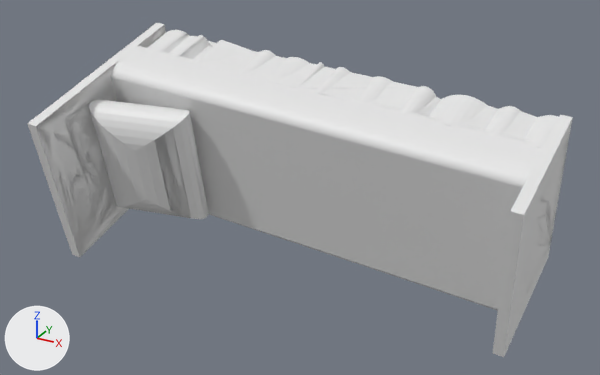
What one commit did to the OBJ model MMR_Project/ResampledDatabase/Bed/D00836.obj.
Camera for both pictures: a 50 mm lens placed at (1.53, -2.29, 0.88), pointed at (0.06, 0.39, -0.46). Every picture has the same lights, and +X, +Y and +Z are marked at lower left. Where no turn or scale is listed for an object, it has been applied to the vertices. Vertices at the same position are counted once.

Names of what the first picture shows: 'D00836'.
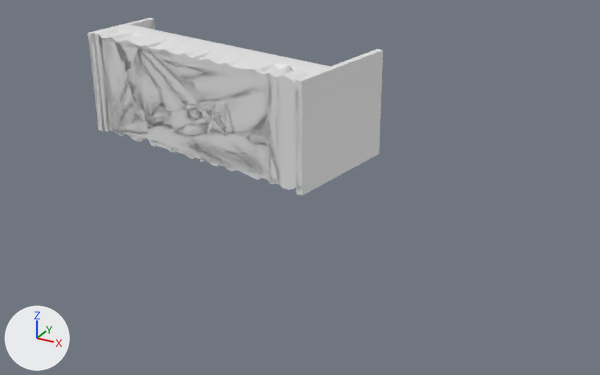
Patch to the scene script:
```diff
--- a/MMR_Project/ResampledDatabase/Bed/D00836.obj.py
+++ b/MMR_Project/ResampledDatabase/Bed/D00836.obj.py
@@ me_d00836 @@
 # used by ob_d00836; location = (0.0, 0.0, 0.0)
-me_d00836.from_pydata(...)  # 3054 vertices, 8487 faces; spans x -1.0..1.0, y -0.05..1.0, z -1.0..0.02
+me_d00836.from_pydata(...)  # 3053 vertices, 8484 faces; spans x -0.55..0.47, y -0.23..0.22, z -0.18..0.2
+# me_d00836 part 1: the loose piece of 152 vertices spanning x -0.95..-0.46, y 0.27..0.57, z -0.77..-0.21 is multiplied about its middle by the matrix ((-0.494, -0.078, 0.015), (0.071, -0.475, -0.139), (-0.036, 0.135, -0.48)), then moved by (1.01, -0.38, 0.5)
+# me_d00836 part 2: the loose piece of 114 vertices spanning x -0.95..-0.46, y 0.23..0.52, z -0.77..-0.22 is multiplied about its middle by the matrix ((-0.494, -0.078, 0.015), (0.071, -0.475, -0.139), (-0.036, 0.135, -0.48)), then moved by (1.02, -0.32, 0.5)
+# me_d00836 part 3: the loose piece of 242 vertices spanning x -0.94..0.95, y 0.4..0.82, z -0.93..-0.04 is multiplied about its middle by the matrix ((-0.494, -0.078, 0.015), (0.071, -0.475, -0.139), (-0.036, 0.135, -0.48)), then moved by (-0.05, -0.61, 0.49)
+# me_d00836 part 4: the loose piece of 82 vertices spanning x -0.98..-0.9, y 0.06..0.26, z -0.84..-0.25 is scaled about its middle by (-0.0866, -0.0261, -0.522), then moved by (1.39, -0.01, 0.56)
+# me_d00836 part 5: the loose piece of 203 vertices spanning x 0.89..1.0, y 0.22..1.0, z -1.0..-0.12 is multiplied about its middle by the matrix ((-0.494, -0.078, 0.015), (0.071, -0.475, -0.139), (-0.036, 0.135, -0.48)), then moved by (-1.46, -0.54, 0.57)
+# me_d00836 part 6: the loose piece of 1740 vertices spanning x -0.94..0.95, y 0.57..0.98, z -0.89..0.01 is multiplied about its middle by the matrix ((-0.494, -0.078, 0.015), (0.071, -0.475, -0.139), (-0.036, 0.135, -0.48)), then moved by (-0.07, -0.86, 0.45)
+# me_d00836 part 7: a new loose piece of 442 vertices spanning x 0.38..0.47, y -0.23..0.21, z -0.18..0.2
+# me_d00836 part 8: the loose piece of 443 vertices spanning x -1.0..-0.88, y -0.05..0.99, z -0.93..0.02 is deleted
```

Where the change shows, as pixel boxes (x1, y1, x2, y2) in the pictures (600 x 375 px; the box of a moved part takes in the faces that stretch with it):
'D00836', reshaped (46% narrower, 47% shorter): before (27, 23, 573, 357); after (88, 18, 383, 196)
part 1 of me_d00836, moved or reshaped (not visible afterwards): before (92, 100, 208, 214)
part 2 of me_d00836, moved or reshaped (not visible afterwards): before (89, 102, 208, 219)
part 3 of me_d00836, moved or reshaped: before (111, 46, 542, 310); after (118, 25, 331, 74)
part 4 of me_d00836, moved or reshaped (not visible afterwards): before (58, 123, 93, 233)
part 5 of me_d00836, moved or reshaped: before (493, 114, 573, 357); after (88, 18, 155, 131)
part 6 of me_d00836, moved or reshaped: before (148, 30, 559, 149); after (94, 28, 309, 190)
part 7 of me_d00836, added: after (295, 49, 383, 196)
part 8 of me_d00836, deleted: before (27, 23, 166, 257)
